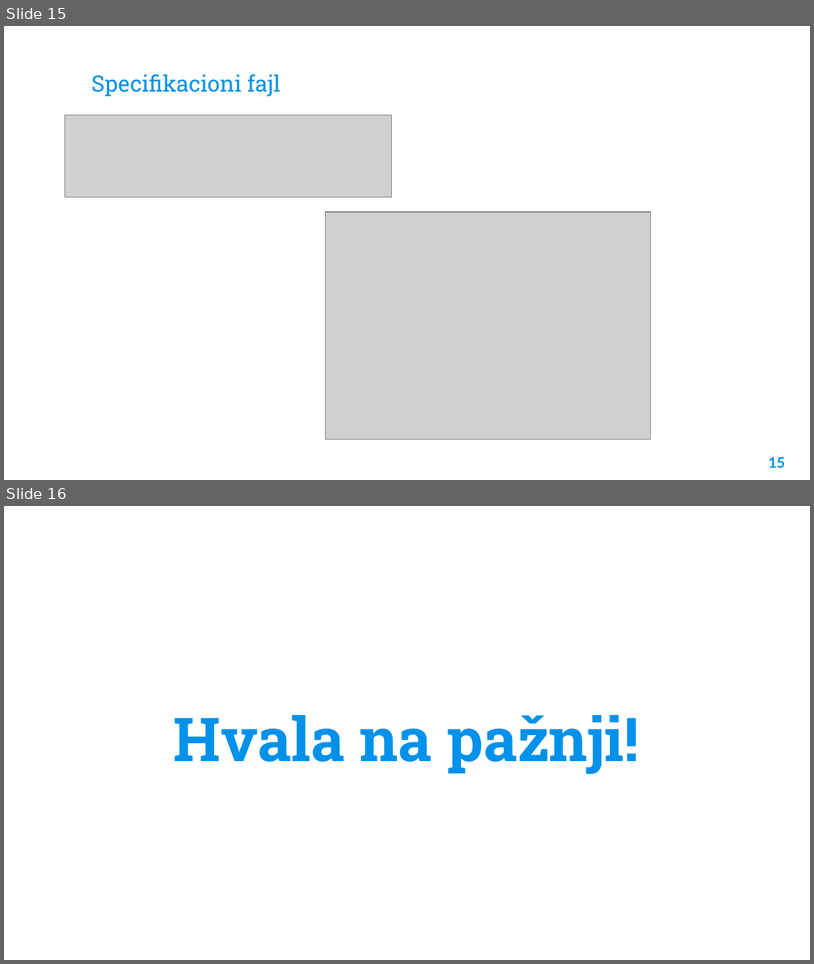
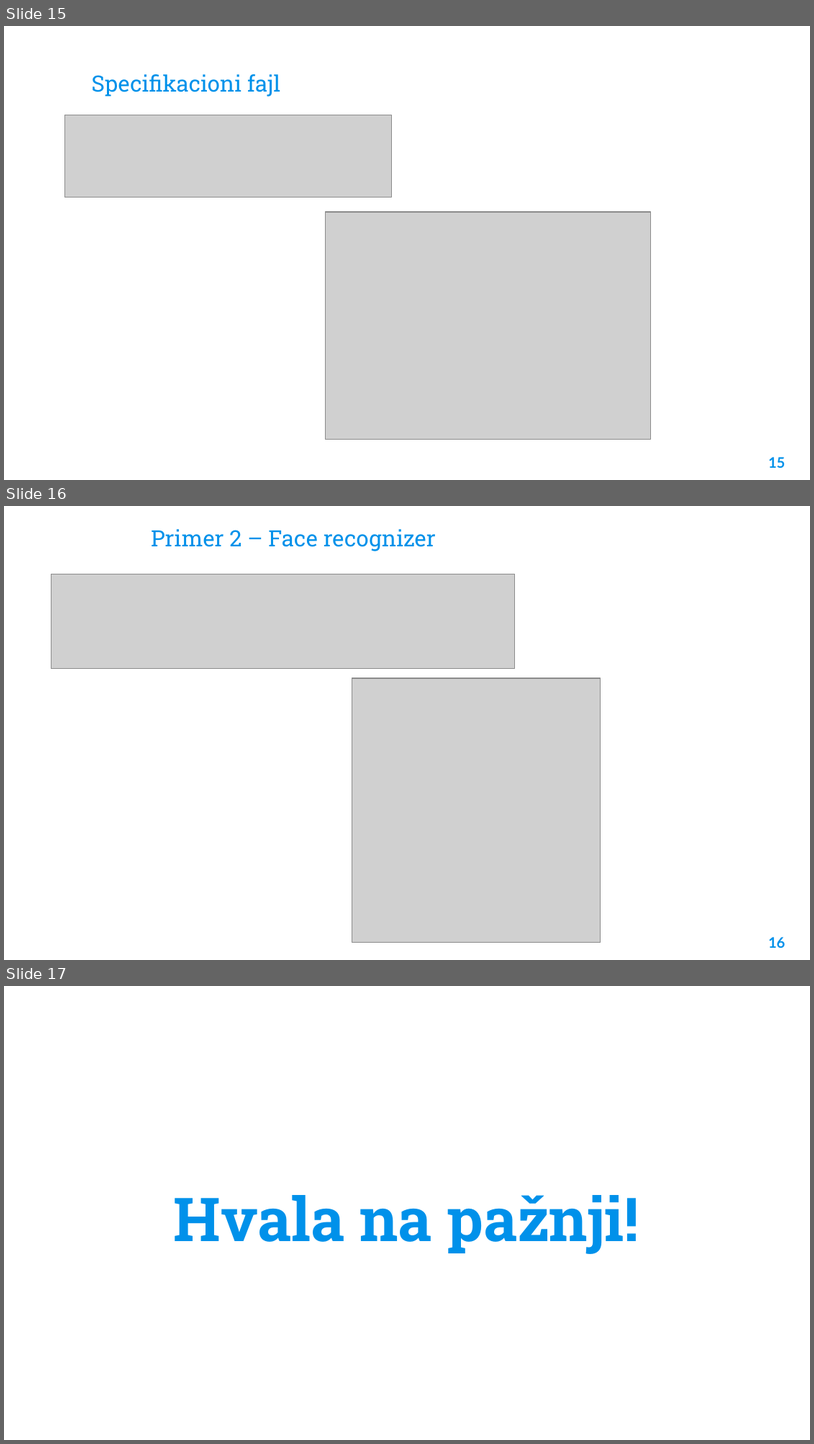
Before and after one commit to lazarm999/soa, a slide deck: Seminarski/Nuclio.pptx. Shown one above the other, each under a label of ours: slides 15 and 16 before the commit, slides 15, 16 and 17 after it. The pictures are 814x964 and 814x1444 pixels, drawn with LibreOffice and Linux fonts; fonts in the diff are those of the drawing; grey boxes stand for pictures; background and template pictures are left out. Boxes give left, top, right and bottom in pixels: in the first picture for what was removed or moved away, otherwise in the second. Text is boxed around its words. In the diff, an @@ line names an element or a change of style, - is before the commit and + after.

Commit message:
Dodat jos jedan primer

```diff
--- a/Seminarski/Nuclio.pptx
+++ b/Seminarski/Nuclio.pptx
@@ slide 16 added at <box>4,506,810,960</box>, background picture (left out) @@
@@ title added at <box>151,529,436,551</box>, 20 pt, text #0091EA @@
+Primer 2 – Face recognizer
@@ picture added at <box>51,574,514,668</box> @@
@@ picture added at <box>352,678,601,942</box> @@
@@ page number added at <box>769,937,785,947</box>, 13 pt, text #0091EA, bold @@
+16
@@ what was slide 16 is now slide 17 @@
```
Also in this commit, not shown: 1 slide changed, 1 other slide added, 1 slide removed.
